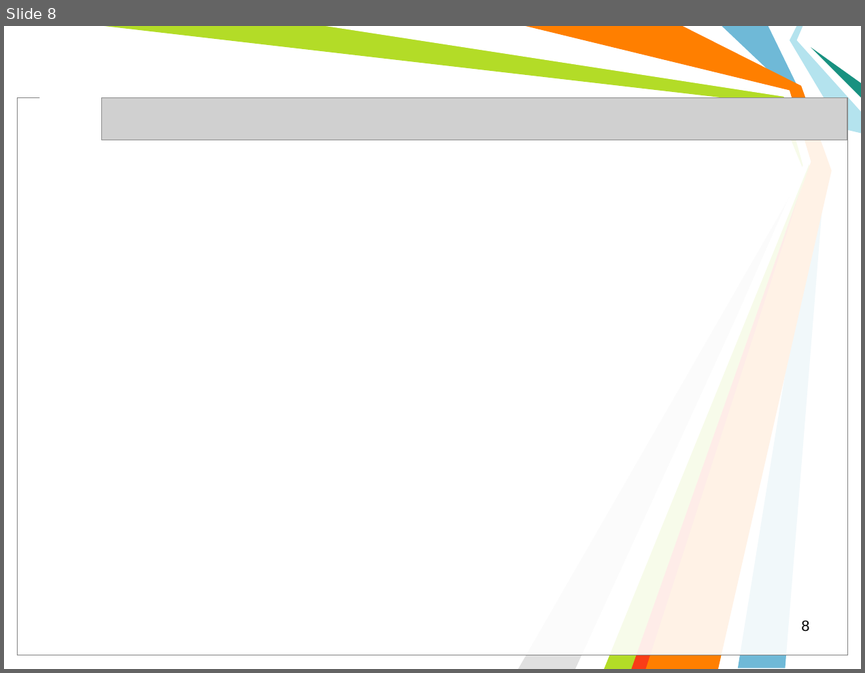
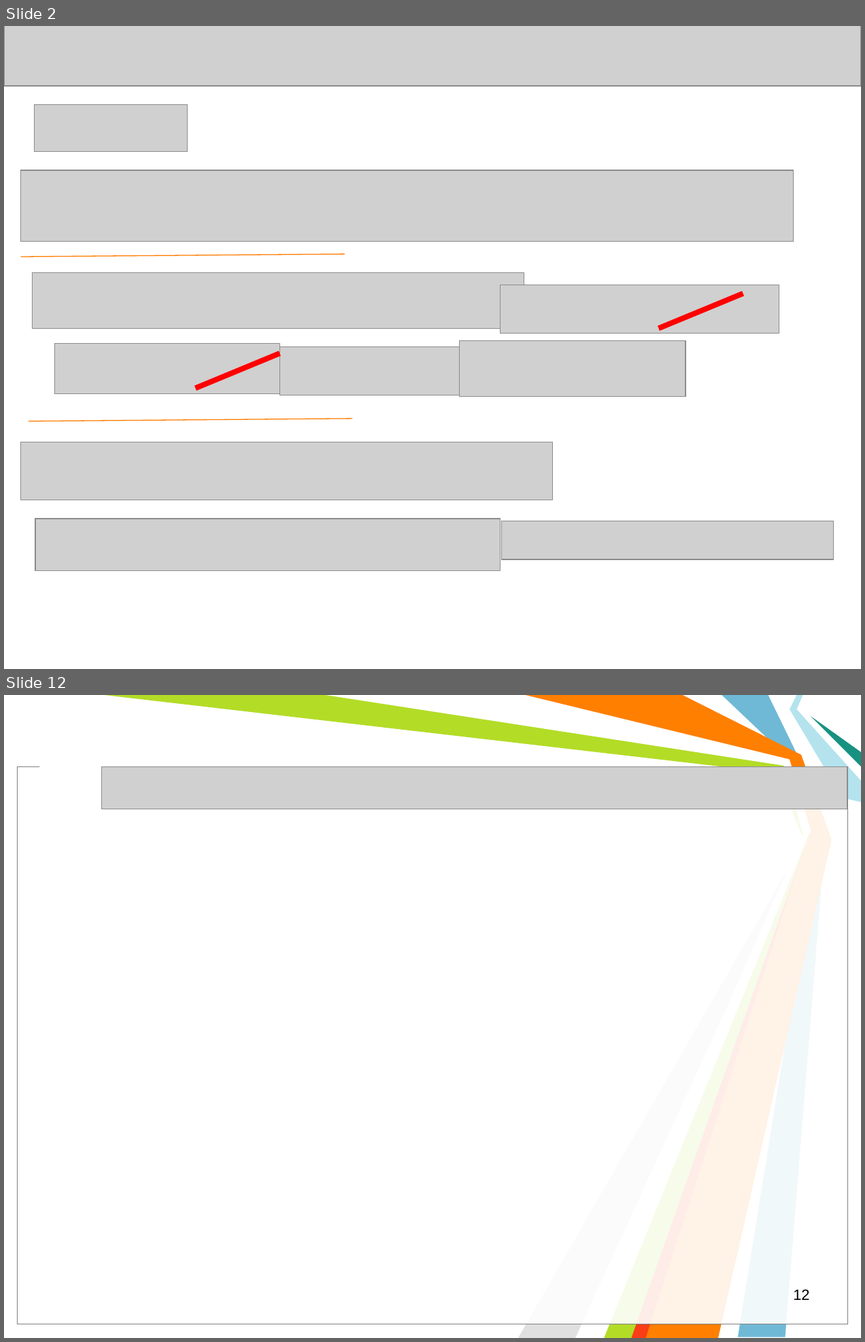
Before and after one commit to l432/NMK, a slide deck: Lecture/Chem/Lessons11/Less00_11sN.ppt. Shown one above the other, each under a label of ours: slide 8 before the commit, slides 2 and 12 after it; the slides between them are not shown. The pictures are 865x673 and 865x1342 pixels, drawn with LibreOffice and Linux fonts; fonts in the diff are those of the drawing; grey boxes stand for pictures; background and template pictures are left out. Boxes give left, top, right and bottom in pixels: in the first picture for what was removed or moved away, otherwise in the second. Text is boxed around its words. In the diff, an @@ line names an element or a change of style, - is before the commit and + after.

```diff
--- a/Lecture/Chem/Lessons11/Less00_11sN.ppt
+++ b/Lecture/Chem/Lessons11/Less00_11sN.ppt
@@ slide 2 added at (4,26,861,669), background #FFFFFF @@
@@ picture added at (4,26,861,86) @@
@@ picture added at (34,104,186,151) @@
@@ picture added at (21,170,794,241) @@
@@ line added from (21, 257) to (345, 254), #FF7C00 0.74 pt @@
@@ picture added at (33,273,524,329) @@
@@ picture added at (500,285,779,333) @@
@@ line added from (659, 329) to (742, 293), #FF0000 4.51 pt @@
@@ picture added at (54,343,280,394) @@
@@ picture added at (280,346,488,395) @@
@@ picture added at (459,340,685,396) @@
@@ line added from (195, 388) to (280, 353), #FF0000 4.51 pt @@
@@ line added from (28, 421) to (352, 418), #FF7C00 0.74 pt @@
@@ picture added at (21,441,553,500) @@
@@ picture added at (36,518,500,571) @@
@@ picture added at (502,521,834,560) @@
@@ what was slide 8 is now slide 12 @@
@@ page number at (793,1289,809,1300): text changed @@
-8
+12
```
Also in this commit, not shown: 2 slides changed, 8 other slides added, 5 slides removed, 1 other file.
